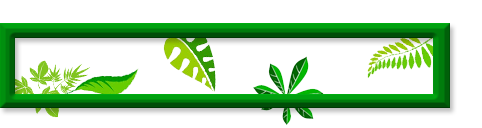
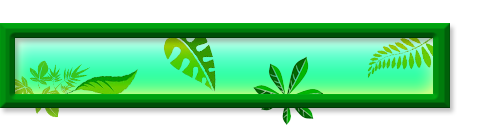
Two versions of the same layered image (482px x 128px). Layer-by-layer changes:
showed "Shape 2" over bbox(15, 38, 433, 94)
showed "Layer 0" over bbox(15, 38, 433, 94)
